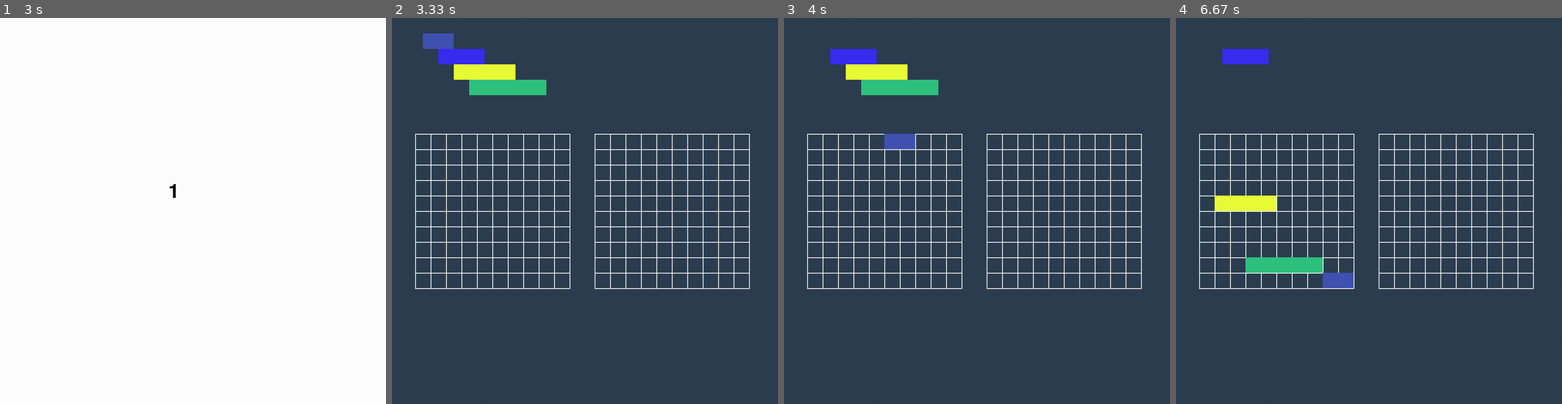
Above: before the commit, frames 1-4 (left to right).
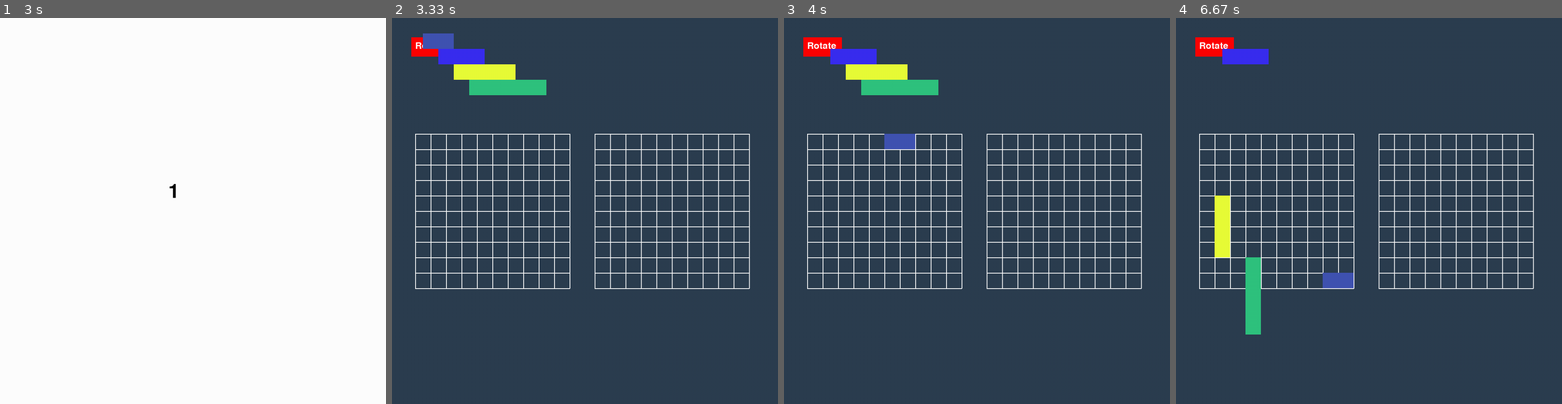
Above: after the commit, the same moments.

Repository: Marius20031/Python_pygame
Game: pygame game, started from main.py
The game is run twice, just before and just after one commit, with the same random seed, the same clock (stepped at 60 frames per second) and the same inputs.
Inputs (mouse positions are in pixels of both pictures, inside the frame that each line leads up to):
- Up to frame 1 (3 s): no input
- Up to frame 2 (3.33 s): no input
- Up to frame 3 (4 s): press the mouse at (830, 41) at 3.63 s; move the mouse to (861, 91) at 3.73 s; release the mouse at (892, 141) at 3.87 s; press the mouse at (822, 45) at 3.97 s
- Up to frame 4 (6.67 s): move the mouse to (1341, 75) at 4.07 s; release the mouse at (1465, 102) at 4.2 s; press the mouse at (1291, 87) at 4.3 s; move the mouse to (1345, 137) at 4.4 s; release the mouse at (1399, 187) at 4.53 s; press the mouse at (1291, 141) at 4.63 s; move the mouse to (1291, 183) at 4.73 s; release the mouse at (1287, 226) at 4.87 s; press the mouse at (1268, 72) at 4.97 s; move the mouse to (1257, 87) at 5.07 s; release the mouse at (1249, 102) at 5.2 s; press the mouse at (1214, 45) at 5.3 s; move the mouse to (1226, 99) at 5.4 s; release the mouse at (1241, 156) at 5.53 s; press the mouse at (1245, 141) at 5.63 s; move the mouse to (1245, 172) at 5.73 s; release the mouse at (1245, 203) at 5.87 s; press the mouse at (1291, 234) at 5.97 s; move the mouse to (1403, 276) at 6.07 s; release the mouse at (1511, 322) at 6.2 s; press the mouse at (1314, 187) at 6.3 s; move the mouse to (1303, 226) at 6.4 s; release the mouse at (1287, 268) at 6.53 s; press the mouse at (1214, 45) at 6.63 s

Frame 1 is identical in both runs. In frame 2, 0.2% of the frame differs, in the area x 5-12%, y 5-10%; in frame 3, 0.4%; in frame 4, 2.7%, in the area x 5-38%, y 5-82%.

Commit message:
o mizerie totala swear it

Diff:
--- /dev/null
+++ b/Copie.py
@@ -0,0 +1,200 @@
+import pygame
+
+# Initialize Pygame
+pygame.init()
+
+# Set the dimensions of the screen
+width, height = 1000, 1000
+screen = pygame.display.set_mode((width, height))
+
+# Set colors
+Fundal = (44,62,80)
+WHITE = (255, 255, 255)
+
+# Set the dimensions of the board
+board_width, board_height = 400, 400
+board_x, board_y = (width - board_width) // 10, (height - board_height) // 2
+cell_size = board_width // 10
+
+# Set the dimensions of the second board
+board2_width, board2_height = 400, 400
+board2_x, board2_y = (width - board2_width) // 4 , (height - board2_height) // 2
+cell2_size = board2_width // 10
+
+#TIMMER
+import numpy as np
+
+
+# Draw the board
+
+def draw_board():
+    for i in range(11):
+        pygame.draw.line(screen, WHITE, (board_x + i * cell_size, board_y),
+                         (board_x + i * cell_size, board_y + board_height), 2)
+        pygame.draw.line(screen, WHITE, (board_x, board_y + i * cell_size),
+                         (board_x + board_width, board_y + i * cell_size), 2)
+
+    for i in range(11):
+        pygame.draw.line(screen, WHITE, (board2_x + i * cell2_size, board2_y),
+                         (board2_x + i * cell2_size, board2_y + board2_height), 2)
+        pygame.draw.line(screen, WHITE, (board2_x, board2_y + i * cell2_size),
+                         (board2_x + board2_width, board2_y + i * cell2_size), 2)
+
+# Function to move
+#the second board
+def move_board2():
+    #move_board = True
+    #if move_board==False :
+    global board2_x
+    board2_x +=  15*(cell2_size-15)
+    #move_board=True
+# Main function to run the game
+global zz
+
+import pygame
+import sys
+
+
+
+# Set up the display
+#screen = pygame.display.set_mode((400, 300))
+#pygame.display.set_caption("Timer Example")
+
+# Initialize font
+
+# Function to display the timer
+def show_timer(seconds):
+    font = pygame.font.Font(None, 75) # FONTUL TIMMERULUI
+    screen.fill((255, 255, 255))
+    text = font.render(str(seconds), True, (0, 0, 0))
+    text_rect = text.get_rect(center=(450, 450))
+    screen.blit(text, text_rect)
+    pygame.display.flip()
+
+# Timer function
+def timer():
+    for i in range(3, 0, -1):
+        show_timer(i)
+        pygame.time.wait(1000)
+
+    # Call your function here after the timer is finished
+
+
+# Set colors
+BLACK = (0, 0, 0)
+WHITE = (255, 255, 255)
+BLUE = (0, 0, 255)
+
+boat_width_1 = 3 * cell_size
+boat_height_1 = 1 * cell_size
+
+boat_width_2= 4 * cell_size
+boat_height_2 = 1 * cell_size
+
+boat_width_3 = 5 * cell_size
+boat_height_3 = 1 * cell_size
+# Boat dimensions
+
+boat_width_4 = 2 * cell_size
+boat_height_4 = 1 * cell_size
+
+
+# Draw boats
+def draw_boats_mouse():
+    for i, (boat_x, boat_y) in enumerate(boats):
+        color = BLUE if selected == i else WHITE
+        pygame.draw.rect(screen, color, (boat_x, boat_y, boat_width, boat_height))
+
+def draw_boats():
+    boat1_x, boat1_y = board_x + 2 * cell_size, board_y + 2 * cell_size
+    boat2_x, boat2_y = board_x + 5 * cell_size, board_y + 4 * cell_size
+    boat3_x, boat3_y = board_x + 1 * cell_size, board_y + 7 * cell_size
+    boat4_x, boat4_y = board_x + 7 * cell_size, board_y + 1 * cell_size
+
+    pygame.draw.rect(screen, BLUE, (boat1_x, boat1_y, boat_width_1, boat_height_1))
+    pygame.draw.rect(screen, BLUE, (boat2_x, boat2_y, boat_width_2, boat_height_2))
+    pygame.draw.rect(screen, BLUE, (boat3_x, boat3_y, boat_width_3, boat_height_3))
+    pygame.draw.rect(screen, BLUE, (boat4_x, boat4_y, boat_width_4, boat_height_4))
+
+# Your function to be called after the timer
+def your_function():
+    # Your function logic goes here
+    print("Your function is called after the timer.")
+
+# Call the timer function
+
+# Set the dimensions of the board
+
+# Boat dimensions
+boat_width = 3 * cell_size
+boat_height = 2 * cell_size
+
+# Boats' initial positions
+boats = [
+    (2 * cell_size, 2 * cell_size),
+    (5 * cell_size, 4 * cell_size),
+    (1 * cell_size, 7 * cell_size),
+    (7 * cell_size, 1 * cell_size)
+]
+
+# Drag and drop variables
+selected = 0
+offset_x = 0
+offset_y = 0
+
+def run_game():
+    global selected
+    global offset_x
+    global offset_y
+    timer()
+    zz = False
+    running = True
+    # if zz==False :
+    #draw_board()  # Draw the board
+    initial_state=True
+    while running:
+        for event in pygame.event.get():
+            draw_boats_mouse()  # Draw the board
+            #draw_board()
+
+            if event.type == pygame.QUIT:
+                running = False
+                # conditie de iesire tre in while sa ii zic daca apesi pe x sau cv puton whatever si le fac butoane casutele
+            elif event.type == pygame.MOUSEBUTTONDOWN:
+                mouse_x, mouse_y = event.pos
+                for i, (boat_x, boat_y) in enumerate(boats):
+                    if boat_x <= mouse_x <= boat_x + boat_width and boat_y <= mouse_y <= boat_y + boat_height:
+                        selected = i
+                        offset_x = mouse_x - boat_x
+                        offset_y = mouse_y - boat_y
+
+            elif event.type == pygame.MOUSEBUTTONUP:
+                selected = 0
+            elif event.type == pygame.MOUSEMOTION:
+                if selected != 0:
+                    mouse_x, mouse_y = event.pos
+                    boats[selected] = (mouse_x - offset_x, mouse_y - offset_y)
+
+        #screen.fill(BLACK)  # Fill the screen with black
+        #draw_board()  # Draw the board
+        #draw_boats()  # Draw boats
+        #pygame.display.flip()  # Update the full display Surface to the screen
+        if initial_state==True:
+            print("a-")
+            screen.fill(Fundal)  # Fill the screen with Fundal
+            #draw_board()  # Draw the boards
+            draw_boats()  # Draw boats
+            #draw_board()  # Draw the boards
+            move_board2()  # Move the second board
+            draw_board()  # Draw the boards
+
+            pygame.display.flip()  # Update the full display Surface to the screen
+            zz = True
+            initial_state=False
+                # de revazut de ce nu se modifica
+        pygame.display.flip()  # Update the full display Surface to the screen
+    pygame.quit()
+
+# Call the main function to run the game
+if __name__ == "__main__":
+    run_game()
--- a/Functii.py
+++ b/Functii.py
@@ -1,6 +1,34 @@
 import pygame
 from Importuri import *
-
+def rotate_boats(selected):
+    global boats
+    global boat_width_1
+    global boat_width_2
+    global boat_width_3
+    global boat_width_4
+    global boat_height_1
+    global boat_height_2
+    global boat_height_3
+    global boat_height_4
+    if selected is not None and 0 <= selected < len(boats):
+        boat_x, boat_y = boats[selected]
+        if selected == 0:
+            boat_width, boat_height = boat_width_1, boat_height_1
+            boat_width_1, boat_height_1 = boat_height, boat_width
+            boats[selected]= boat_width_1, boat_height_1
+        elif selected == 1:
+            boat_width, boat_height = boat_width_2, boat_height_2
+            boat_width_2, boat_height_2 = boat_height, boat_width
+            boats[selected] = boat_width_2, boat_height_2
+        elif selected == 2:
+            boat_width, boat_height = boat_width_3, boat_height_3
+            boat_width_3, boat_height_3 = boat_height, boat_width
+            boats[selected] = boat_width_3, boat_height_3
+        elif selected == 3:
+            boat_width, boat_height = boat_width_4, boat_height_4
+            boat_width_4, boat_height_4 = boat_height, boat_width
+            boats[selected] = boat_width_4, boat_height_4
+        boats[selected] = (boat_x, boat_y)
 def draw_board():
     for i in range(11):
         pygame.draw.line(screen, WHITE, (board_x + i * cell_size, board_y),
@@ -44,20 +72,36 @@
     global offset_x
     global offset_y
     timer()
+    button_font = pygame.font.Font(None, 36)
+    rotate_button = pygame.Rect(50, 50, 100, 50)
+    pygame.draw.rect(screen, (255, 0, 0), rotate_button)
+    button_text = button_font.render("Rotate", True, (255, 255, 255))
+    screen.blit(button_text, (60, 60))
+    last_one_tho=None
     move_board2()
     running = True
     while running:
+        button_font = pygame.font.Font(None, 36)
         for event in pygame.event.get():
             if event.type == pygame.QUIT:
                 running = False
             elif event.type == pygame.MOUSEBUTTONDOWN:
                 mouse_x, mouse_y = event.pos
+                print(mouse_x)
+                print(mouse_y) # pentru coordonate in matrice
                 for i, (boat_x, boat_y) in enumerate(boats):
                     if boat_x <= mouse_x <= boat_x+(i+2)*cell_size and boat_y <= mouse_y <= boat_y+cell_size : # ca sa ia toata barca DE RECITI ACII CONDITIILE PT CLICKURI
                         selected = i
+                        last_one_tho=selected
+                        print("barca")
+                        print(i)
                         offset_x = mouse_x - boat_x
                         offset_y = mouse_y - boat_y
+                if rotate_button.collidepoint(event.pos):
+                    print("seapasa")
+                    rotate_boats(last_one_tho)
             elif event.type == pygame.MOUSEBUTTONUP:
+                last_one_tho=selected
                 selected = None
             elif event.type == pygame.MOUSEMOTION:
                 if selected is not None:
@@ -73,10 +117,15 @@
                     boat_y = min(max(round((mouse_y - offset_y - board_y) / cell_size) * cell_size + board_y, min_y),
                                  max_y)
                     boats[selected] = (boat_x, boat_y)
+                    print(boat_x)
+                    print(boat_y)
+
                 # ...
-
         screen.fill(Fundal)  # funddalula
         draw_board()  # desenam
+        pygame.draw.rect(screen, (255, 0, 0), rotate_button)
+        button_text = button_font.render("Rotate", True, (255, 255, 255))
+        screen.blit(button_text, (60, 60))
         color_1=(65,84,178)
         color_2 = (58, 45, 240)
         color_3 = (232, 252, 56)
--- /dev/null
+++ b/Rotire.py
@@ -0,0 +1,4 @@
+from Functii import *
+from Importuri import *
+
+# Main function to run the game
